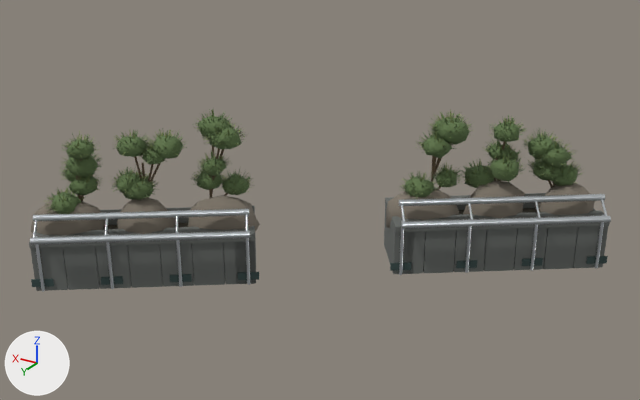
What one commit did to the glTF model assets/street/hachiko-surround/web/hachiko-surround.glb.
The view is the same before and after, from a 50 mm lens placed at (7.77, -42.12, 5.06), pointed at (12.34, -49.73, 1.25). Lighting does not change. The marker at lower left points along +X, +Y and +Z. The first picture is the older version. Where no turn or scale is listed for an object, it has been applied to the vertices.

Script lines for the objects in view, before the commit:
```python
ob_street_surround_branch = bpy.data.objects.new('street_surround_branch', me_cylinder_010)
ob_street_surround_branch.location = (10.245, -51.382, 1.346)
ob_street_surround_needle = bpy.data.objects.new('street_surround_needle', me_icosphere)
ob_street_surround_needle.location = (10.386, -51.455, 1.384)
ob_street_surround_panel = bpy.data.objects.new('street_surround_panel', me_cube_019)
ob_street_surround_panel.location = (9.664, -51.231, 0.571)
ob_street_surround_rock = bpy.data.objects.new('street_surround_rock', me_icosphere_018)
ob_street_surround_rock.location = (10.096, -51.377, 1.051)
ob_street_surround_silver = bpy.data.objects.new('street_surround_silver', me_cylinder)
ob_street_surround_silver.location = (10.496, -50.511, 1.121)
ob_street_surround_stone = bpy.data.objects.new('street_surround_stone', me_cube)
ob_street_surround_stone.location = (9.803, -51.277, 0.731)
```
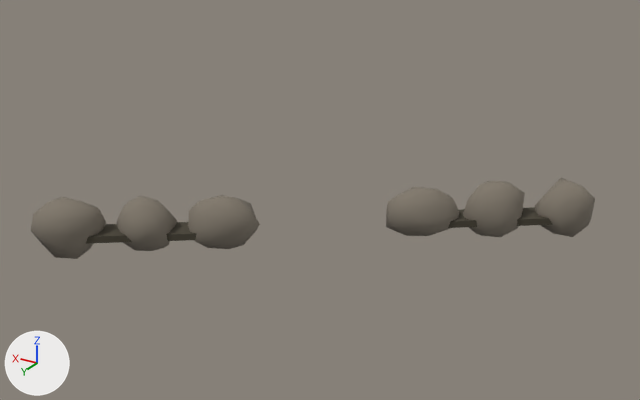
Pixel boxes [x1, y1, x2, y2] of what changed, in the pictures (640 x 400 px):
'street_surround_stone', deleted: before [29, 193, 610, 291]
'street_surround_needle', deleted: before [44, 109, 585, 214]
    faces in mat_street_surround_needle (dark green #5d7348): [46, 109, 583, 214]
    faces in mat_street_surround_needle_light (green #798650): [44, 109, 585, 213]
'street_surround_silver', deleted: before [30, 194, 611, 292]
'street_surround_panel', deleted: before [31, 256, 608, 287]
'street_surround_branch', deleted (mostly hidden): before [76, 141, 556, 201]
'street_surround_soil', unchanged, uncovered by the edit: before [102, 208, 536, 230]; after [86, 207, 553, 244]

Patch to the scene script:
```diff
--- a/assets/street/hachiko-surround/web/hachiko-surround.glb.py
+++ b/assets/street/hachiko-surround/web/hachiko-surround.glb.py
@@ ob_street_surround_branch @@
-ob_street_surround_branch = bpy.data.objects.new('street_surround_branch', me_cylinder_010)
-ob_street_surround_branch.location = (10.245, -51.382, 1.346)
@@ ob_street_surround_needle @@
-ob_street_surround_needle = bpy.data.objects.new('street_surround_needle', me_icosphere)
-ob_street_surround_needle.location = (10.386, -51.455, 1.384)
@@ ob_street_surround_panel @@
-ob_street_surround_panel = bpy.data.objects.new('street_surround_panel', me_cube_019)
-ob_street_surround_panel.location = (9.664, -51.231, 0.571)
@@ ob_street_surround_silver @@
-ob_street_surround_silver = bpy.data.objects.new('street_surround_silver', me_cylinder)
-ob_street_surround_silver.location = (10.496, -50.511, 1.121)
@@ ob_street_surround_stone @@
-ob_street_surround_stone = bpy.data.objects.new('street_surround_stone', me_cube)
-ob_street_surround_stone.location = (9.803, -51.277, 0.731)
```
